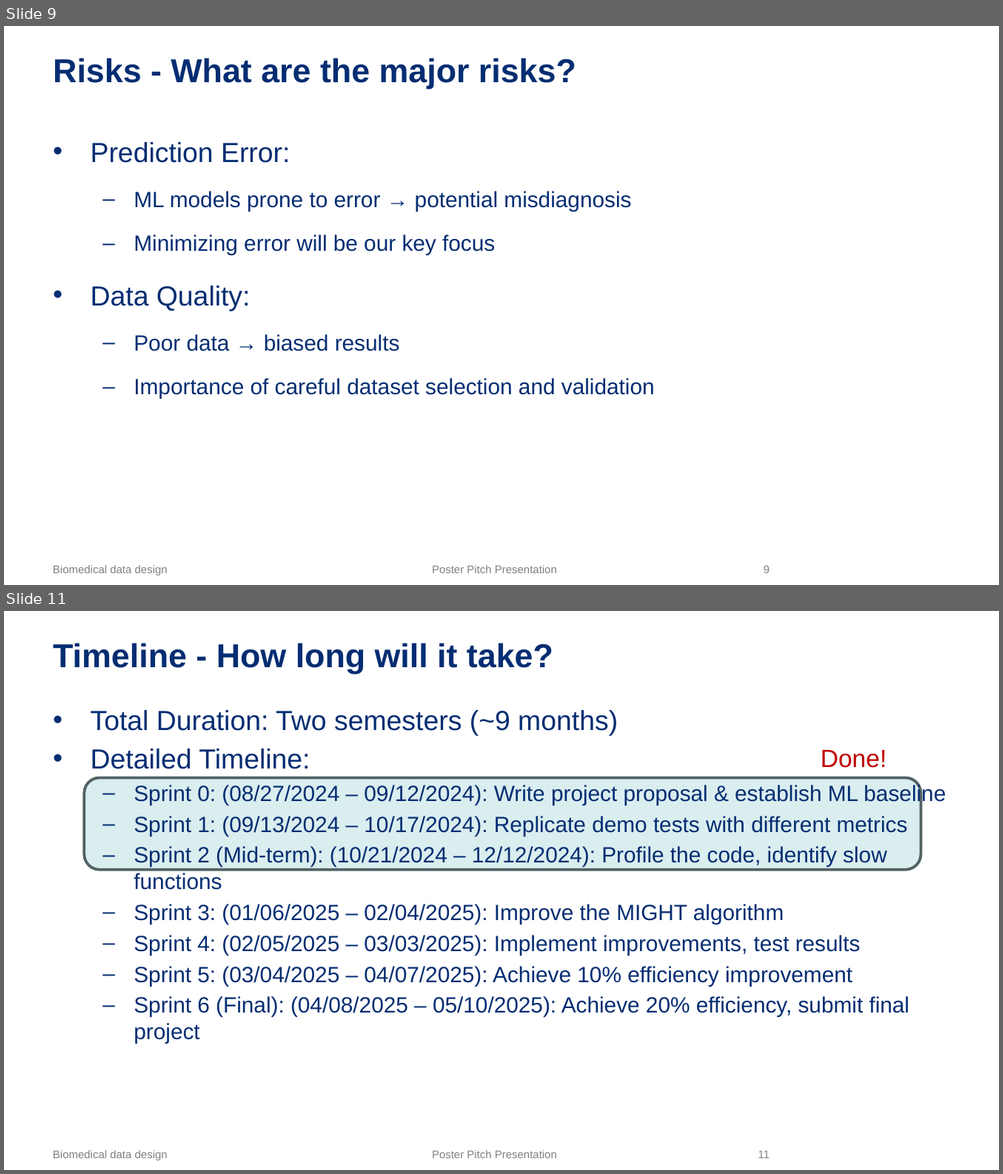
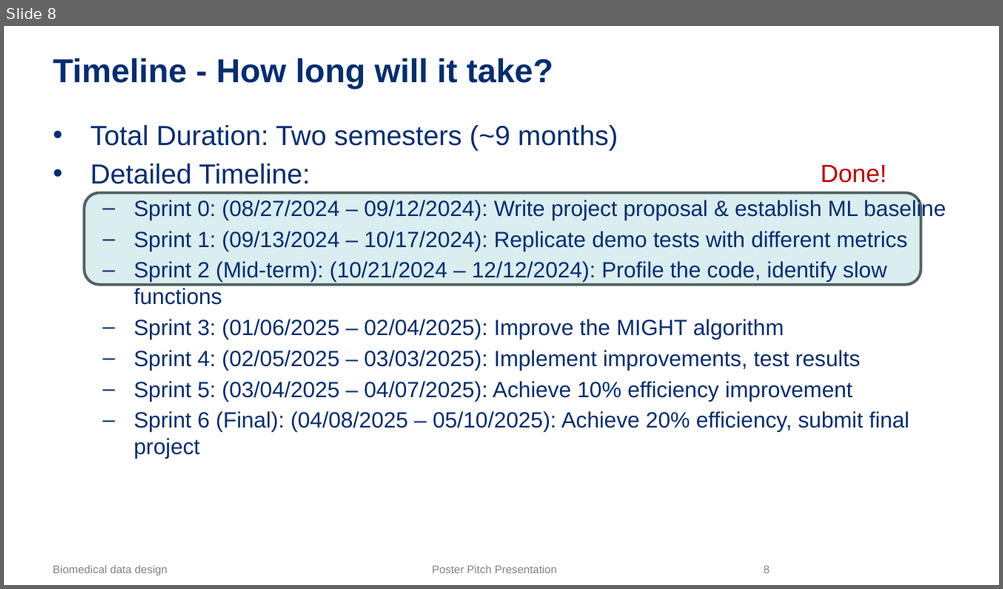
Before and after one commit to NeuroDataDesign/Cancer, a slide deck: Pitch deck.pptx. Shown one above the other, each under a label of ours: slides 9 and 11 before the commit, slide 8 after it; the slides between them are not shown. The pictures are 1003x1174 and 1003x589 pixels, drawn with LibreOffice and Linux fonts; fonts in the diff are those of the drawing; background and template pictures are left out. Boxes give left, top, right and bottom in pixels: in the first picture for what was removed or moved away, otherwise in the second. Text is boxed around its words. In the diff, an @@ line names an element or a change of style, - is before the commit and + after.

```diff
--- a/Pitch deck.pptx
+++ b/Pitch deck.pptx
@@ slide 9 removed at (4,26,999,585), background #FFFFFF; not listed: 3 template elements that a slide beside it also shows @@
@@ title removed at (53,58,576,89) @@
-Risks - What are the major risks?
@@ text removed at (91,142,654,399) @@
-• Prediction Error:
-  – ML models prone to error → potential misdiagnosis
-  – Minimizing error will be our key focus
-• Data Quality:
-  – Poor data → biased results
-  – Importance of careful dataset selection and validation
@@ what was slide 11 is now slide 8 @@
@@ page number at (763,565,769,574): text changed @@
-11
+8
```
Also in this commit, not shown: 3 slides changed, 4 slides added, 8 other slides removed, 1 other file.
